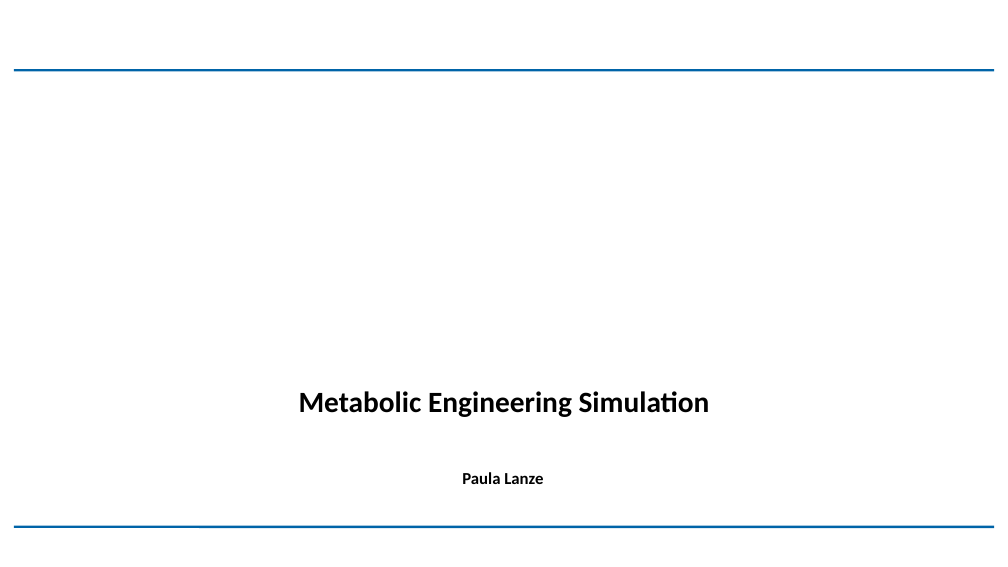
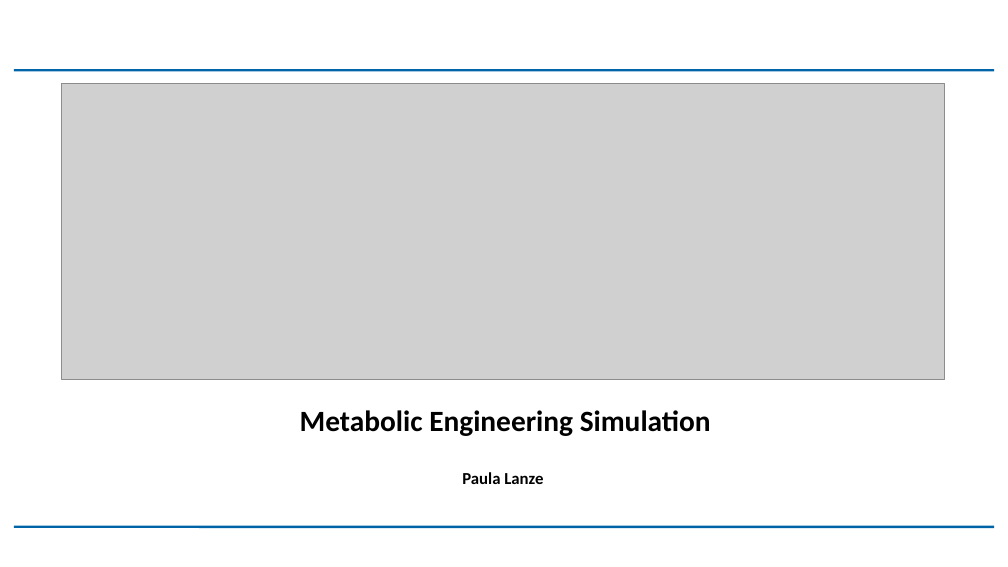
Before and after one commit to iAMB-RWTH-Aachen/BioLabSim, a slide deck: slide 1 of MetEngSim_Introduction.pptx. Drawn at 1008x567 pixels with LibreOffice and Linux fonts; fonts in the diff are those of the drawing; grey boxes stand for pictures; background and template pictures are left out. Boxes give left, top, right and bottom in pixels: in the first picture for what was removed or moved away, otherwise in the second. Text is boxed around its words. In the diff, an @@ line names an element or a change of style, - is before the commit and + after.

```diff
--- a/MetEngSim_Introduction.pptx
+++ b/MetEngSim_Introduction.pptx
@@ picture added at box(61, 83, 944, 379) @@
@@ title "Metabolic Engineering Simulation": place and size @@
-title "Metabolic Engineering Simulation" at box(299, 391, 710, 417)
+title "Metabolic Engineering Simulation" at box(300, 410, 711, 436)
```
Also in this commit, not shown: 2 other slides changed.
